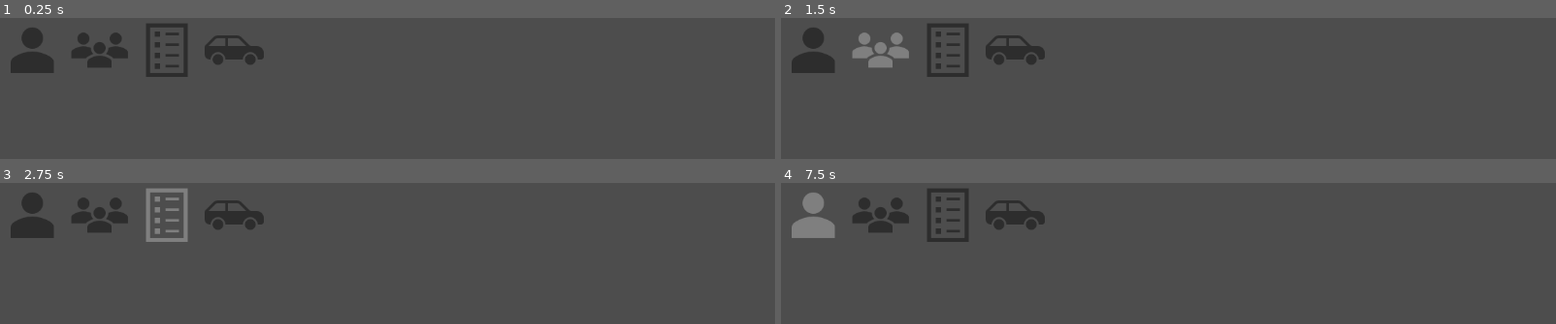
Above: before the commit, frames 1-4 (two rows, left to right).
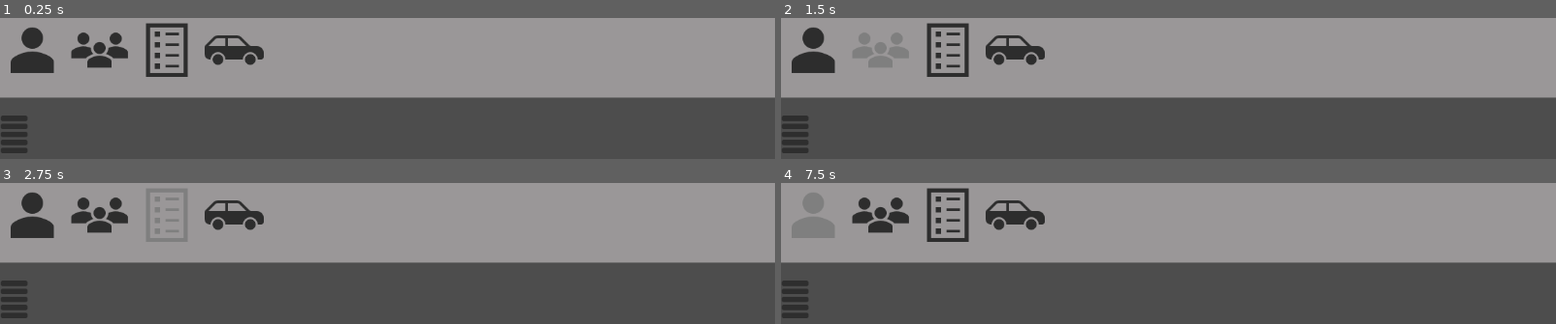
Above: after the commit, the same moments.

Repository: littleyellowrabbit/Car_Wash_Godot
Game: Godot game, scene res://Main.tscn
Two runs of this game, one before a commit and one after it. Both use one fixed random seed, a clock stepped at 60 frames per second and the inputs below. Before the commit the project starts from res://MenuPanel.tscn.
Inputs (mouse positions are in pixels of both pictures, inside the frame that each line leads up to):
- Up to frame 1 (0.25 s): no input
- Up to frame 2 (1.5 s): click (812, 50) at 0.5 s; click (881, 50) at 1.25 s
- Up to frame 3 (2.75 s): click (170, 215) at 2 s
- Up to frame 4 (7.5 s): click (1013, 215) at 2.75 s; click (796, 283) at 3.52 s; click (796, 291) at 4.27 s; click (796, 300) at 5.02 s; click (796, 307) at 5.77 s; click (796, 315) at 6.52 s; click (812, 215) at 7.25 s

The runs differ from the first frame. In frame 1, 54% of the frame differs, in the area x 0-100%, y 0-96%; in frame 2, 54%; in frame 3, 54%; in frame 4, 54%.
Error after the commit: Parse Error: Expected end of statement after signal declaration, found "," instead. (res://script/signal_manager.gd:2)

Commit message:
UI_Design

Diff:
--- a/Main.tscn
+++ b/Main.tscn
@@ -1,4 +1,9 @@
 [gd_scene format=3 uid="uid://bpsy67gmn8qwy"]
+
+[ext_resource type="Script" uid="uid://dfh8we4meo48b" path="res://script/main.gd" id="1_glv2v"]
+
+[sub_resource type="StyleBoxFlat" id="StyleBoxFlat_glv2v"]
+bg_color = Color(0.6028217, 0.5934273, 0.59577394, 1)
 
 [node name="Control" type="Control" unique_id=133467114]
 layout_mode = 3
@@ -7,15 +12,17 @@
 anchor_bottom = 1.0
 grow_horizontal = 2
 grow_vertical = 2
+script = ExtResource("1_glv2v")
 
-[node name="PanelContainer" type="PanelContainer" parent="." unique_id=587841590]
+[node name="PanelContainer_Up" type="PanelContainer" parent="." unique_id=587841590]
 layout_mode = 0
 offset_right = 1154.0
-offset_bottom = 72.0
+offset_bottom = 119.0
+theme_override_styles/panel = SubResource("StyleBoxFlat_glv2v")
 
-[node name="MarginContainer" type="MarginContainer" parent="." unique_id=946878943]
+[node name="MarginContainer_Main" type="MarginContainer" parent="." unique_id=946878943]
 layout_mode = 0
 offset_left = 1.0
-offset_top = 74.0
+offset_top = 119.0
 offset_right = 1151.0
 offset_bottom = 650.0
--- a/MenuPanel.tscn
+++ b/MenuPanel.tscn
@@ -1,6 +1,7 @@
 [gd_scene format=3 uid="uid://cs63txv3vg7jl"]
 
 [ext_resource type="Texture2D" uid="uid://dmdmmy0asbcvy" path="res://Pictures/Login_Normal.png" id="1_0kt34"]
+[ext_resource type="Script" uid="uid://bcmc4he4gx5s7" path="res://script/menu_panel.gd" id="1_im768"]
 [ext_resource type="Texture2D" uid="uid://cqr20et5aybm1" path="res://Pictures/Login_Press.png" id="2_ksnff"]
 [ext_resource type="Texture2D" uid="uid://d3mqbccdvcul3" path="res://Pictures/Login_Hover.png" id="3_xyxw4"]
 [ext_resource type="Texture2D" uid="uid://n027hkma8ads" path="res://Pictures/User_Normal.png" id="4_4p1tl"]
@@ -20,6 +21,7 @@
 anchor_bottom = 1.0
 grow_horizontal = 2
 grow_vertical = 2
+script = ExtResource("1_im768")
 
 [node name="HBoxContainer_SideBar" type="HBoxContainer" parent="." unique_id=952320179]
 layout_mode = 0
--- a/project.godot
+++ b/project.godot
@@ -11,9 +11,13 @@
 [application]
 
 config/name="Wash_Car"
-run/main_scene="uid://cs63txv3vg7jl"
+run/main_scene="uid://bpsy67gmn8qwy"
 config/features=PackedStringArray("4.6", "Forward Plus")
 config/icon="res://icon.svg"
+
+[autoload]
+
+SignalManager="*uid://c4elpsei7q3y5"
 
 [physics]
 
--- a/script/main.gd
+++ b/script/main.gd
@@ -1,11 +1,36 @@
 extends Control
 
+var scene_login_file = load("res://Login.tscn")
+var scene_keyparameter_file = load("res://KeyParameter.tscn")
+var scene_user_file = load("res://User.tscn")
+var scene_menupanel_file = load("res://MenuPanel.tscn")
+var scene_status_file = load("res://Status.tscn")
 
-# Called when the node enters the scene tree for the first time.
+@onready var side_bar : PanelContainer = $PanelContainer_Up
+@onready var main_panel : MarginContainer = $MarginContainer_Main
+@onready var scene_login = scene_login_file.instantiate()
+@onready var scene_keyparameter = scene_keyparameter_file.instantiate()
+@onready var scene_user = scene_user_file.instantiate()
+@onready var scene_menupanel = scene_menupanel_file.instantiate()
+@onready var scene_status = scene_status_file.instantiate()
+
 func _ready() -> void:
-	pass # Replace with function body.
+	side_bar.add_child(scene_menupanel)
+	main_panel.add_child(scene_status)
+
+	SignalManager.change_main_panel_to_login.connect(func(): _change_main_panel(scene_login))
+
+func _process(delta: float) -> void:
+	pass
 
 
-# Called every frame. 'delta' is the elapsed time since the previous frame.
-func _process(delta: float) -> void:
-	pass
+func _change_main_panel(scene: Node) -> void:
+	if scene_login.get_parent() == main_panel:
+		main_panel.remove_child(scene_login)
+	if scene_keyparameter.get_parent() == main_panel:
+		main_panel.remove_child(scene_keyparameter)
+	if scene_user.get_parent() == main_panel:
+		main_panel.remove_child(scene_user)
+	if scene_status.get_parent() == main_panel:
+		main_panel.remove_child(scene_status)
+	main_panel.add_child(scene)
--- /dev/null
+++ b/script/menu_panel.gd
@@ -0,0 +1,28 @@
+extends Control
+
+
+@onready var login = $HBoxContainer_SideBar/TextureButton_Login
+@onready var user = $HBoxContainer_SideBar/TextureButton_User
+@onready var keyparameter = $HBoxContainer_SideBar/TextureButton_KeyParameter
+@onready var status = $HBoxContainer_SideBar/TextureButton_Status
+
+
+func _ready() -> void:
+	login.pressed.connect(_on_texture_button_login_pressed)
+
+
+func _process(delta: float) -> void:
+	pass
+
+
+func _on_texture_button_login_pressed() -> void:
+	SignalManager.change_to_login.emit()
+
+func _on_texture_button_user_pressed() -> void:
+	SignalManager.change_to_user.emit()
+
+func _on_texture_button_keyparameter_pressed() -> void:
+	SignalManager.change_to_keyparameter.emit()
+
+func _on_texture_button_status_pressed() -> void:
+	SignalManager.change_to_status.emit()
--- /dev/null
+++ b/script/signal_manager.gd
@@ -0,0 +1,12 @@
+extends Node
+signal change_main_panel_to_login(),change_to_login()
+signal change_to_login()
+
+func _ready() -> void:
+	change_to_login.connect(_change_main_panel_login)
+
+func _process(delta: float) -> void:
+	pass
+
+func _change_main_panel_login() -> void:
+	change_main_panel_to_login.emit()
Not shown, added: script/menu_panel.gd.uid
Not shown, added: script/signal_manager.gd.uid
